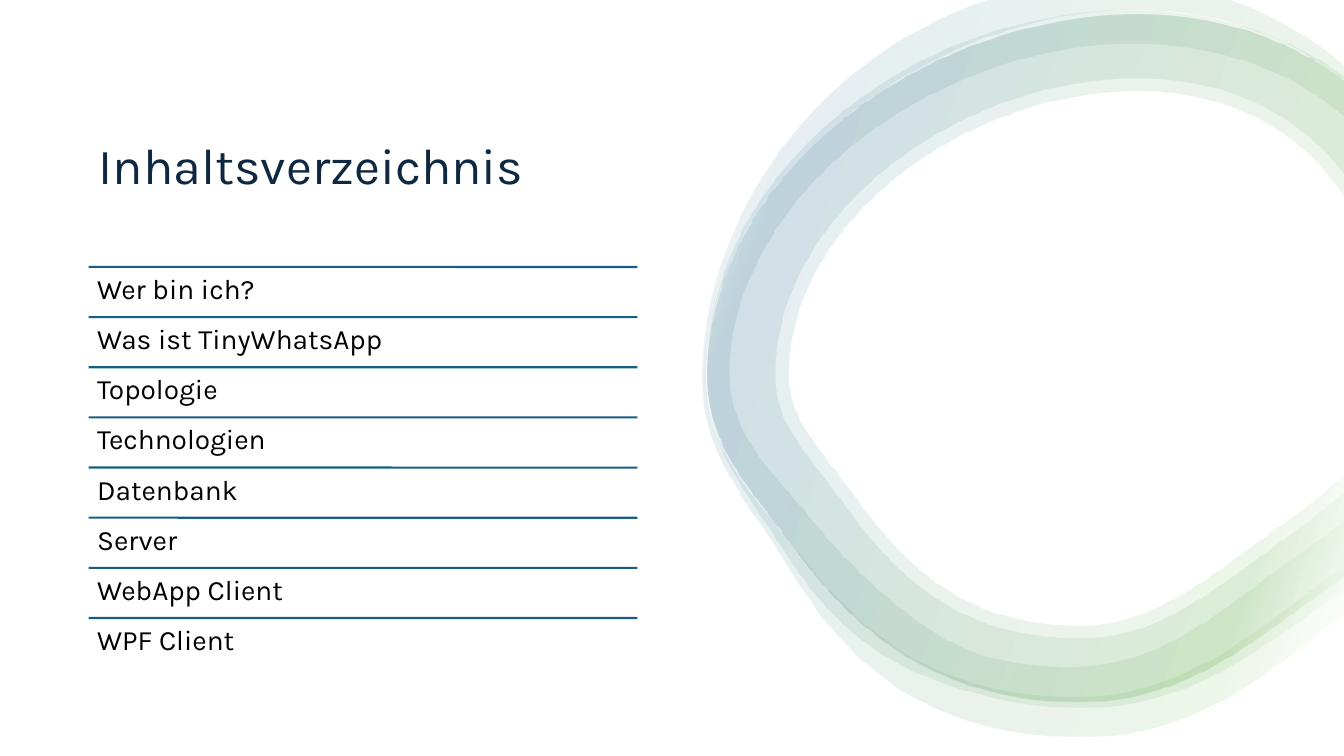
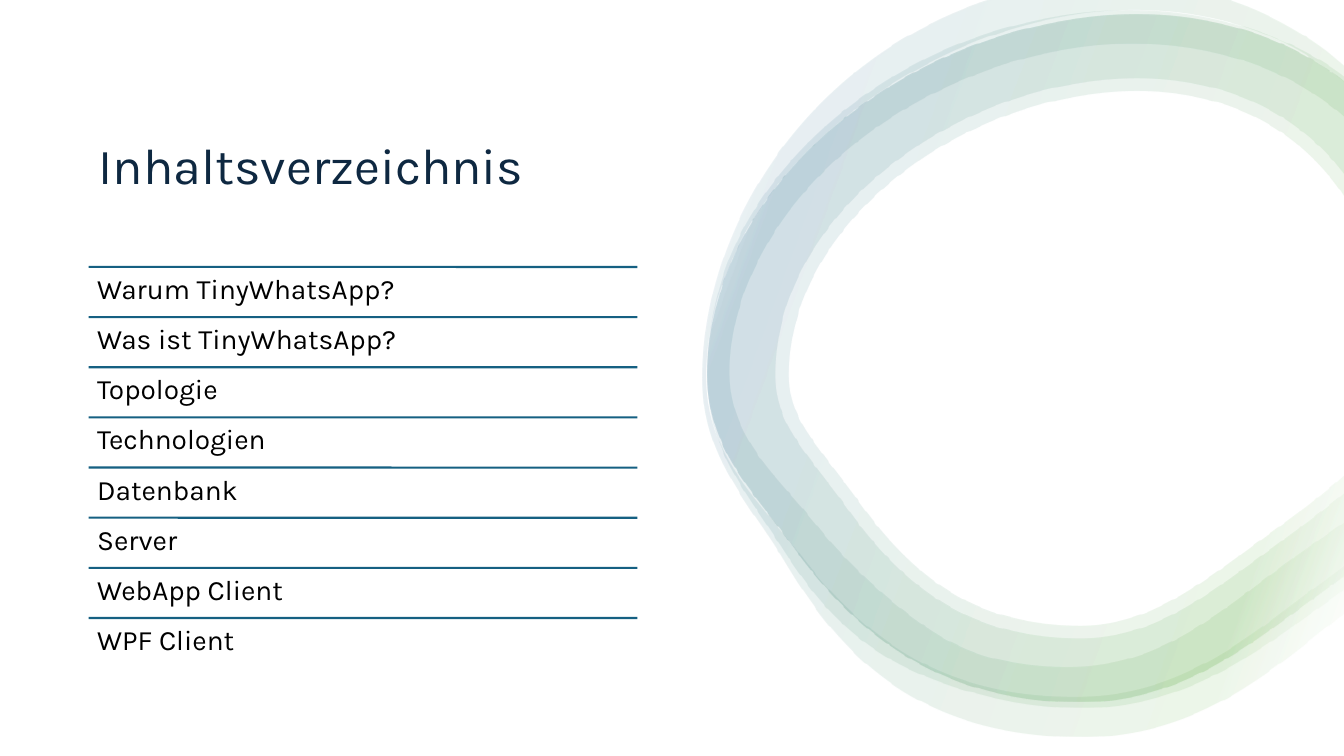
Before and after one commit to StefanRautner/ChatProgram, a slide deck: slide 2 of Dokumente/End-Praesentation.pptx. Drawn at 1344x756 pixels with LibreOffice and Linux fonts; fonts in the diff are those of the drawing. Boxes give left, top, right and bottom in pixels: in the first picture for what was removed or moved away, otherwise in the second. Text is boxed around its words. In the diff, an @@ line names an element or a change of style, - is before the commit and + after.

```diff
--- a/Dokumente/End-Praesentation.pptx
+++ b/Dokumente/End-Praesentation.pptx
@@ text at [97, 279, 395, 306]: text changed @@
-Wer bin ich?
+Warum TinyWhatsApp?
@@ text at [97, 329, 396, 356]: text changed @@
-Was ist TinyWhatsApp
+Was ist TinyWhatsApp?
```
Also in this commit, not shown: 1 slide added, 1 slide removed, 56 other files.
